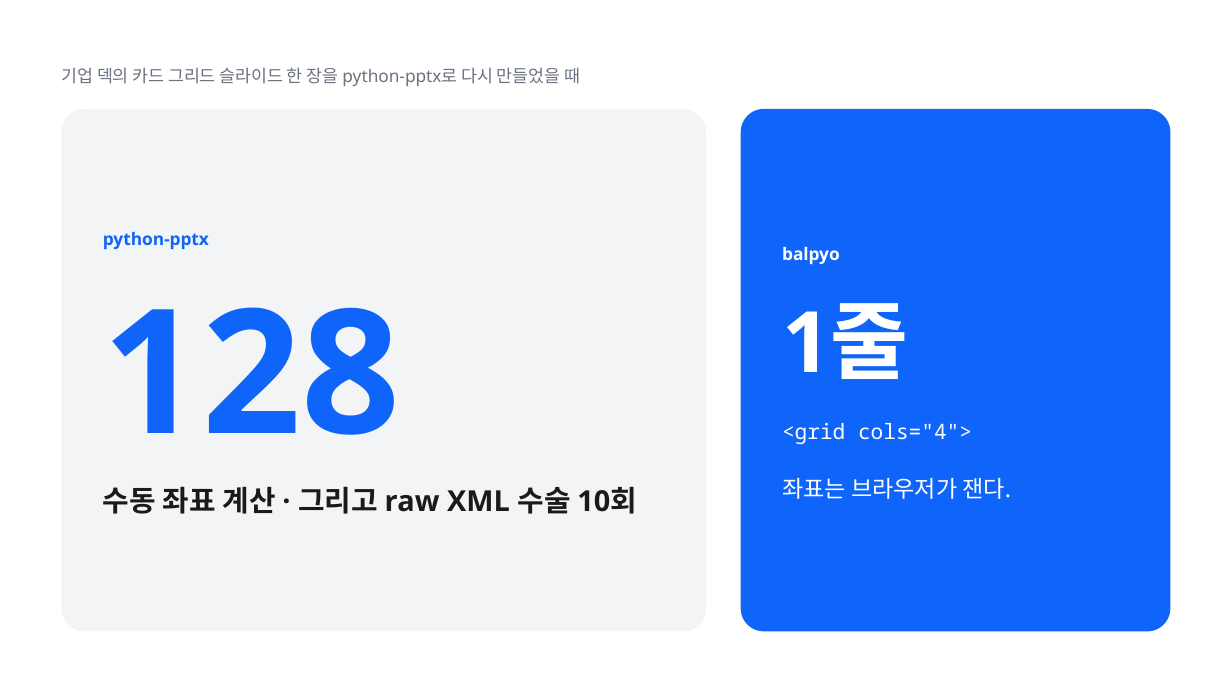
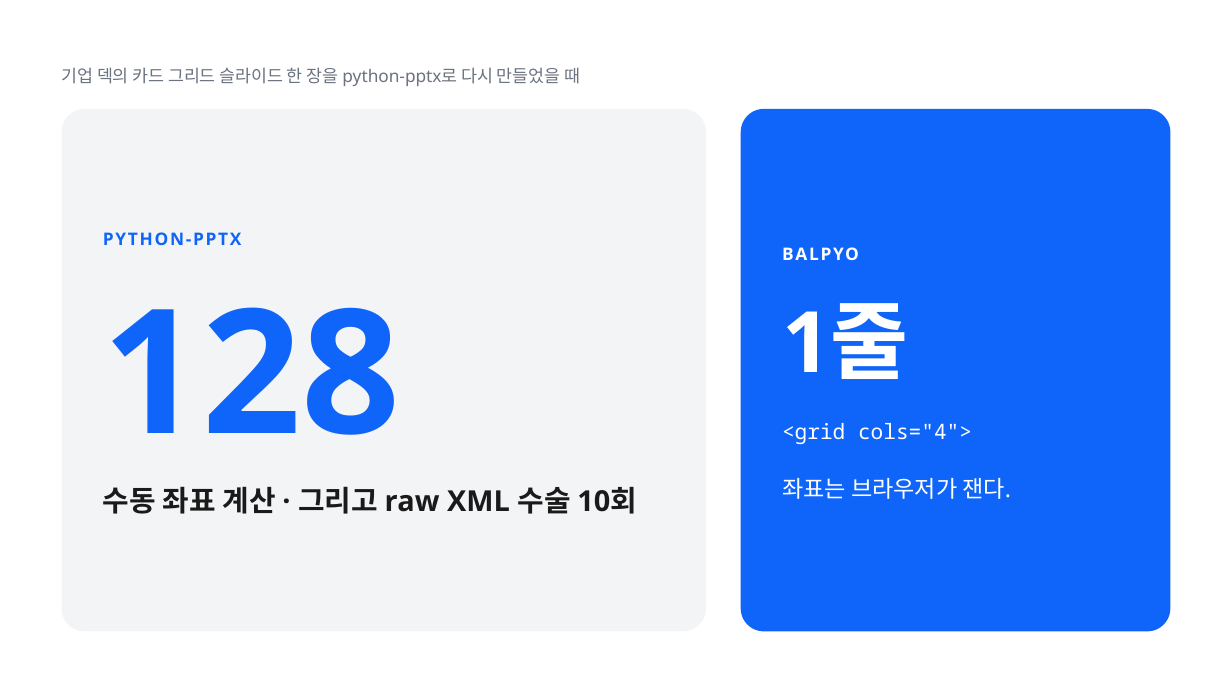
Before and after one commit to k2sebeom/balpyo, a slide deck: slide 3 of examples/showcase/decks/balpyo-intro/balpyo-소개.pptx. Drawn at 1232x693 pixels with LibreOffice and Linux fonts; fonts in the diff are those of the drawing. Boxes give left, top, right and bottom in pixels: in the first picture for what was removed or moved away, otherwise in the second. Text is boxed around its words. In the diff, an @@ line names an element or a change of style, - is before the commit and + after.

```diff
--- a/examples/showcase/decks/balpyo-intro/balpyo-소개.pptx
+++ b/examples/showcase/decks/balpyo-intro/balpyo-소개.pptx
@@ text at box(103, 232, 241, 245): text changed @@
-python-pptx
+PYTHON-PPTX
@@ text at box(782, 247, 859, 260): text changed @@
-balpyo
+BALPYO
```
Also in this commit, not shown: 6 other slides changed, 16 other files.
